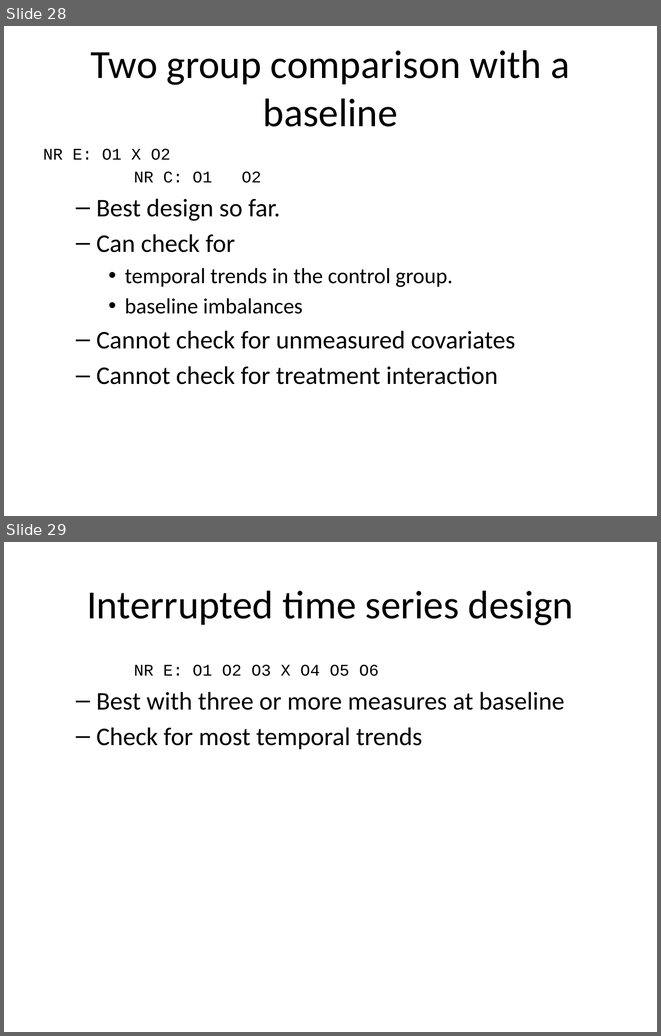
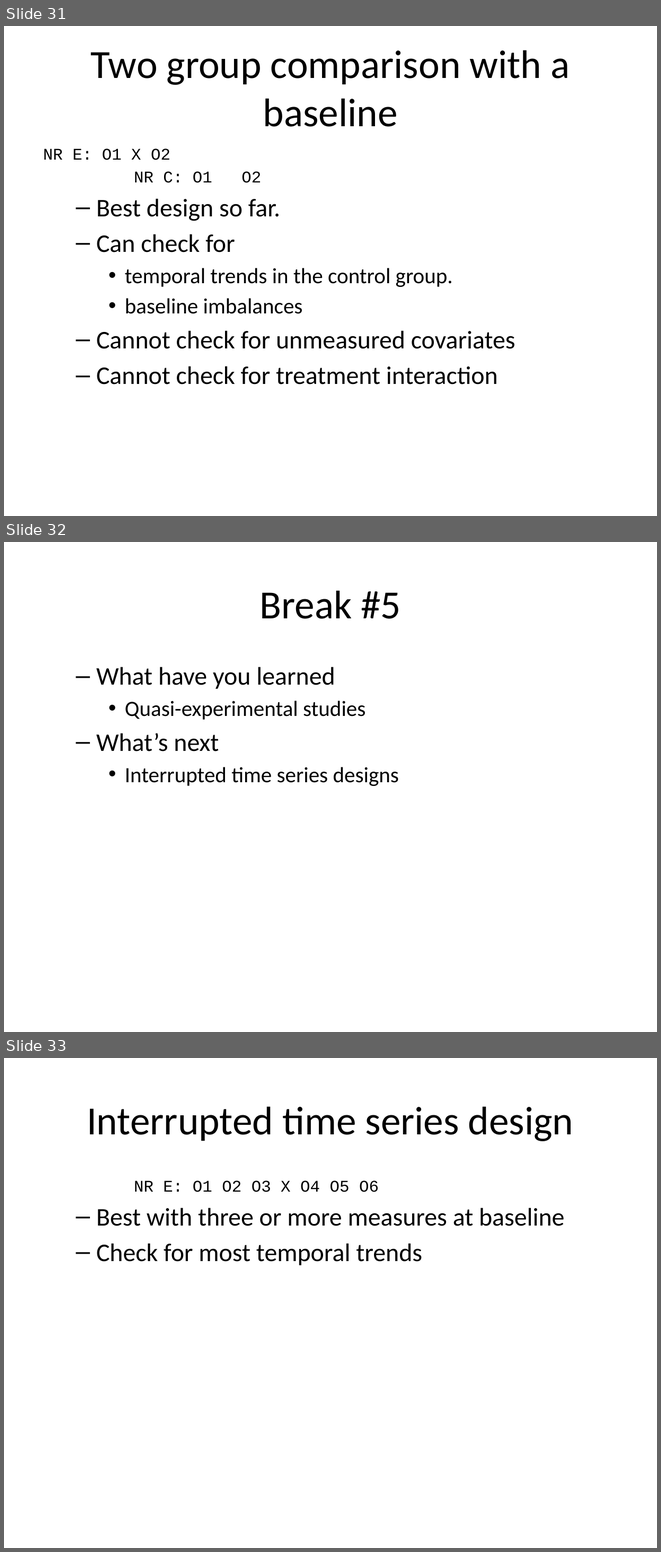
Before and after one commit to pmean/classes, a slide deck: clinical-research-methodology/results/video05-quasi-experiments.pptx. Shown one above the other, each under a label of ours: slides 28 and 29 before the commit, slides 31, 32 and 33 after it. The pictures are 661x1036 and 661x1552 pixels, drawn with LibreOffice and Linux fonts; fonts in the diff are those of the drawing. Boxes give left, top, right and bottom in pixels: in the first picture for what was removed or moved away, otherwise in the second. Text is boxed around its words. In the diff, an @@ line names an element or a change of style, - is before the commit and + after.

```diff
--- a/clinical-research-methodology/results/video05-quasi-experiments.pptx
+++ b/clinical-research-methodology/results/video05-quasi-experiments.pptx
@@ slide 32 added at [4, 542, 657, 1032], background #FFFFFF @@
@@ title added at [260, 590, 401, 619], 44 pt, text #000000 @@
+Break #5
@@ text added at [96, 667, 399, 786], 24 pt, text #000000 @@
+  – What have you learned
+    • Quasi-experimental studies
+  – What’s next
+    • Interrupted time series designs
@@ what was slide 28 is now slide 31 @@
@@ what was slide 29 is now slide 33 @@
```
Also in this commit, not shown: 1 slide changed, 6 other slides added, 1 slide removed, 4 other files.
